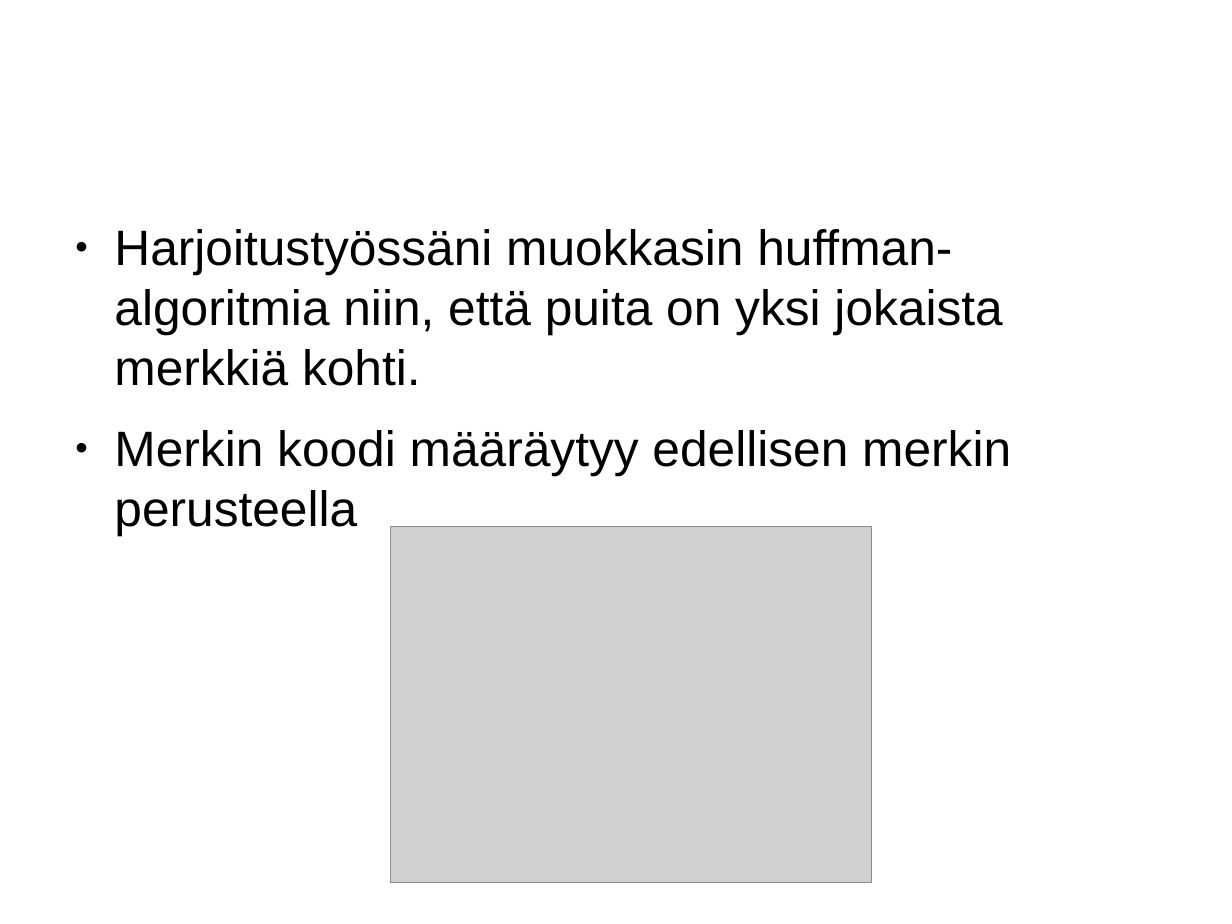
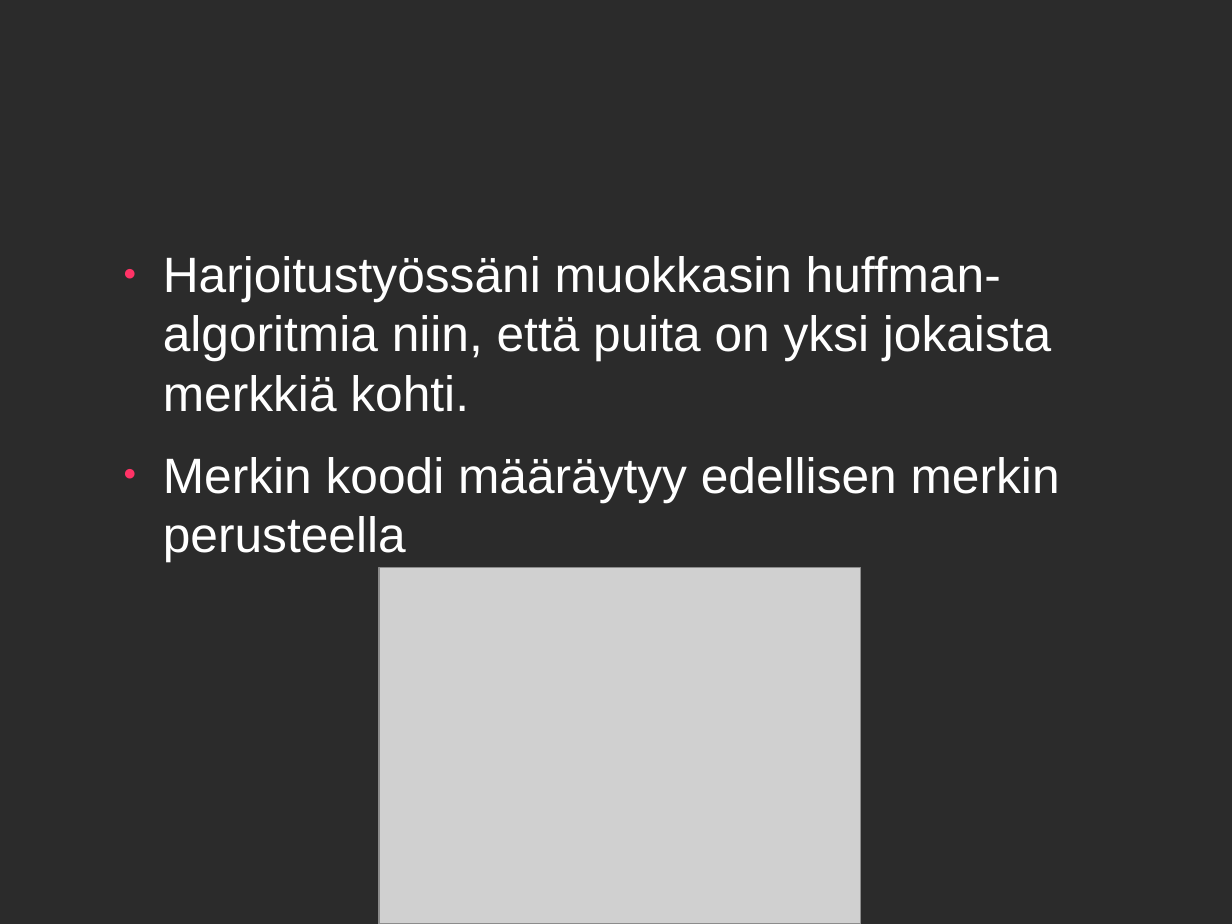
Before and after one commit to tobtobtob/tiralabra, a slide deck: slide 3 of Tiralabra/dokumentaatio/esitys.odp. Drawn at 1232x924 pixels with LibreOffice and Linux fonts; fonts in the diff are those of the drawing; grey boxes stand for pictures; background and template pictures are left out; a plain dark background stands for a picture behind light text. Boxes give left, top, right and bottom in pixels: in the first picture for what was removed or moved away, otherwise in the second. Text is boxed around its words. In the diff, an @@ line names an element or a change of style, - is before the commit and + after.

```diff
--- a/Tiralabra/dokumentaatio/esitys.odp
+++ b/Tiralabra/dokumentaatio/esitys.odp
@@ background #FFFFFF to picture (left out) @@
@@ text "Harjoitustyössäni muokkasin huffman-algoritmia niin, että ...": place and size @@
-text "Harjoitustyössäni muokkasin huffman-algoritmia niin, että ..." at (114,229,1011,535)
+text "Harjoitustyössäni muokkasin huffman-algoritmia niin, että ..." at (163,256,1060,562)
@@ text "Harjoitustyössäni muokkasin huffman-algoritmia niin, että ..." at (163,256,1060,562): text colour #000000 to #FFFFFF; bullet colour #000000 to #FF3366 @@
@@ picture: place and size @@
-picture at (390,527,872,883)
+picture at (379,568,861,924)
```
Also in this commit, not shown: 3 other slides changed, 3 other files.
